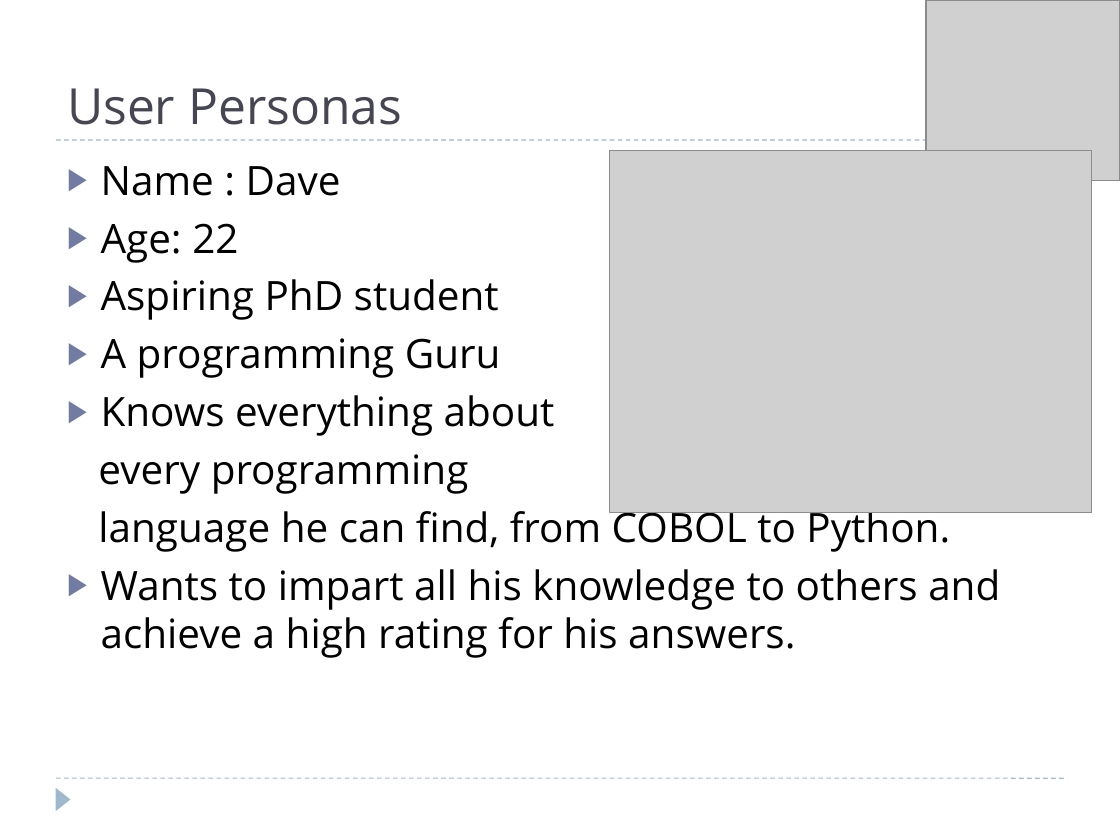
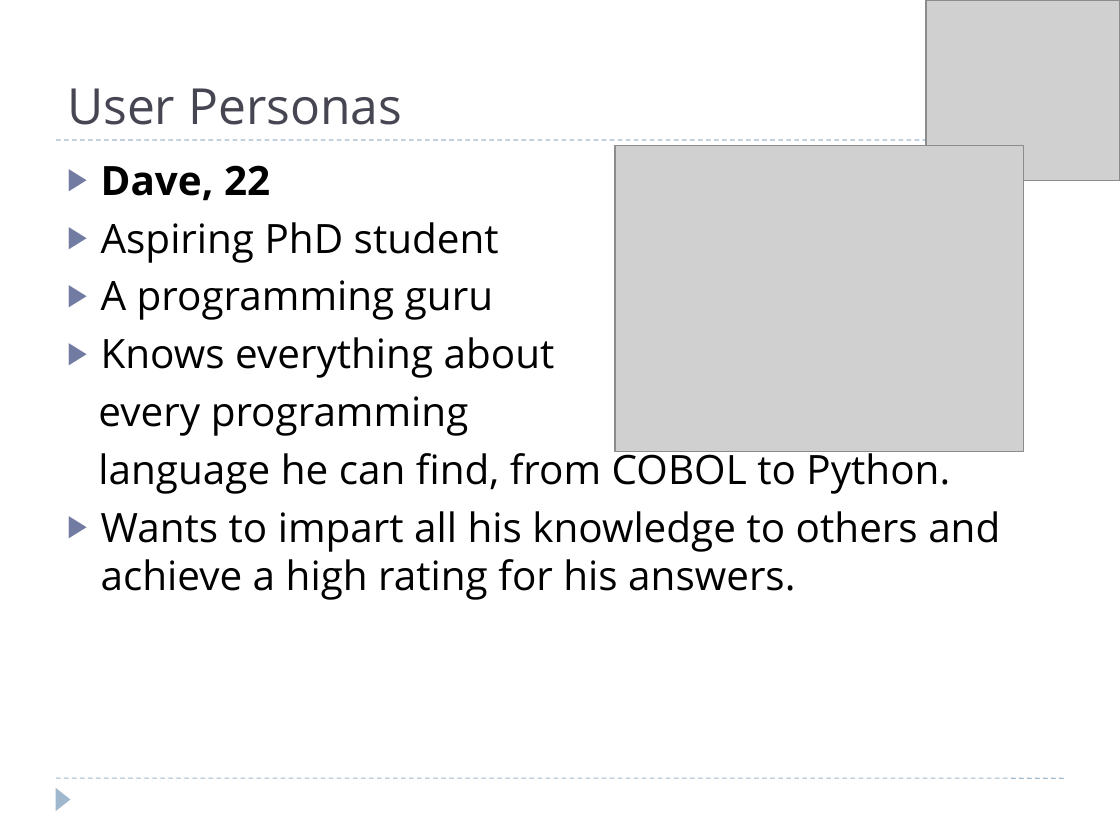
Before and after one commit to projectgoav/studeso, a slide deck: slide 5 of docs/presentation.pptx. Drawn at 1120x840 pixels with LibreOffice and Linux fonts; fonts in the diff are those of the drawing; grey boxes stand for pictures. Boxes give left, top, right and bottom in pixels: in the first picture for what was removed or moved away, otherwise in the second. Text is boxed around its words. In the diff, an @@ line names an element or a change of style, - is before the commit and + after.

```diff
--- a/docs/presentation.pptx
+++ b/docs/presentation.pptx
@@ picture: place and size @@
-picture at (610, 150, 1092, 512)
+picture at (615, 146, 1024, 452)
@@ text at (101, 165, 270, 201): text changed; bold on @@
-▶ Name : Dave
-▶ Age: 22
+▶ Dave, 22
@@ text at (101, 280, 493, 320): text changed @@
-▶ A programming Guru
+▶ A programming guru
```
Also in this commit, not shown: 1 other slide changed, 3 slides added, 1 slide removed, 3 other files.
